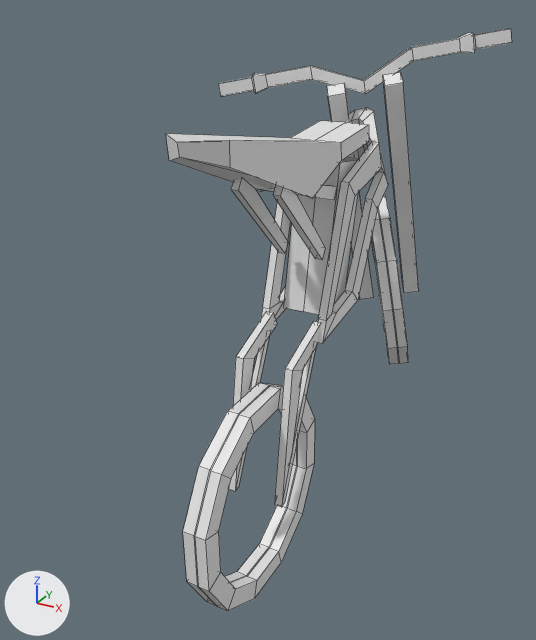
The Blender file src/content/ebike.blend as it was, and as the next commit left it.
One viewpoint serves both versions: a camera (50 mm lens) standing at (2.72, -5.93, 3.1) and looking at (-0.64, 0.16, 0.05). The lights are fixed; the arrows at lower left show +X, +Y and +Z. Mesh edges are drawn as thin lines.

In view in the first picture: 'back-wheel', 'body', 'front-wheel', 'handlebars', 'shock'.
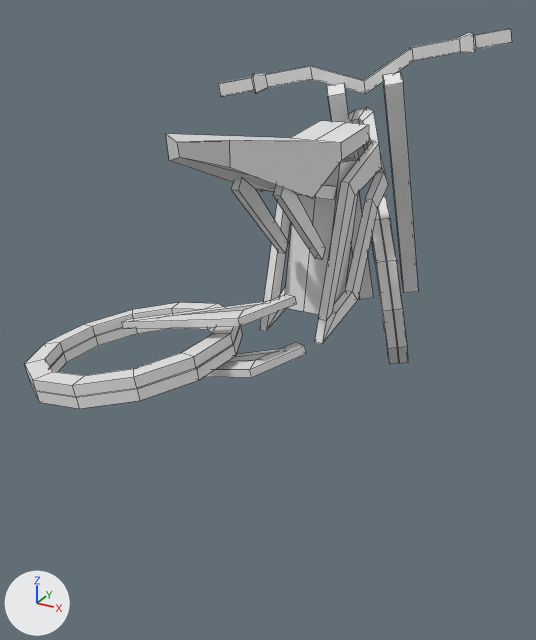
The change, as a diff of the scene's bpy script:
```diff
--- a/src/content/ebike.blend.py
+++ b/src/content/ebike.blend.py
@@ ob_back_wheel @@
 ob_back_wheel = bpy.data.objects.new('back-wheel', me_cube_002)
-ob_back_wheel.location = (0.01, -1.21, -0.97)
-ob_back_wheel.rotation_euler = (0.81, 0.0, 0.0)  # degrees (46, 0, 0)
+ob_back_wheel.location = (-1.38, -1.06, 0.07)
+ob_back_wheel.rotation_euler = (0.924, 1.368, 0.0463)  # degrees (53, 78, 2.7)
 _m = ob_back_wheel.modifiers.new('Mirror', 'MIRROR')
@@ ob_shock @@
 ob_shock.location = (0.0, -0.54, 0.41)
-ob_shock.rotation_euler = (0.81, 0.0, 0.0)  # degrees (46, 0, 0)
+ob_shock.rotation_euler = (1.001, 1.347, 0.0854)  # degrees (57, 77, 4.9)
 _m = ob_shock.modifiers.new('Mirror', 'MIRROR')
```

Boxes (x1, y1, x2, y2) around the edits, measured in the pictures (536 x 640 px):
'back-wheel', moved, turned: before (183, 383, 315, 611); after (25, 302, 242, 409)
'shock', turned: before (229, 311, 321, 507); after (121, 295, 306, 378)
